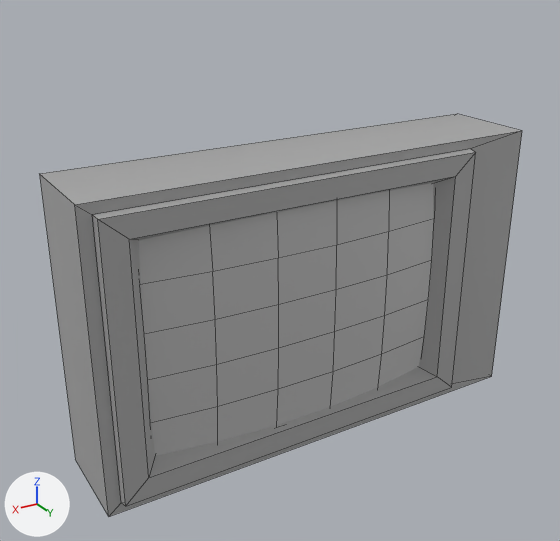
Two versions of the FBX model Assets/Art/Models/tv.fbx, one commit apart.
Rendered twice from a 50 mm lens placed at (2.487, -1.16, 0.988), pointed at (1.959, -2.039, 0.549). The axes (+X, +Y, +Z) are drawn at lower left. The lights are the same throughout. Mesh edges are drawn as thin lines. Where no turn or scale is listed for an object, it has been applied to the vertices.

Names of what the first picture shows: 'box', 'screen'.
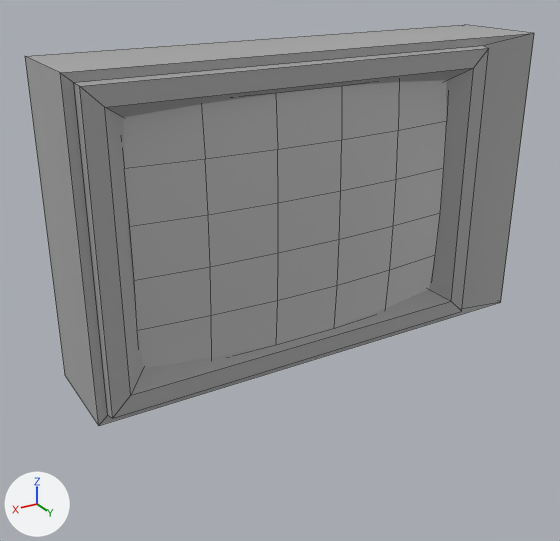
Where the change shows, as pixel boxes (x1, y1, x2, y2) in the pictures (560 x 541 px):
'box', moved: before (40, 114, 522, 516); after (25, 25, 534, 426)
'screen', moved: before (139, 183, 433, 456); after (123, 80, 446, 369)

The change in detail:
Object 'screen' (ob_screen) moves from (1.982, -1.94, 0.524) to (1.982, -1.939, 0.66).
Object 'box' (ob_box) moves from (1.941, -2.049, 0.523) to (1.941, -2.049, 0.659).
